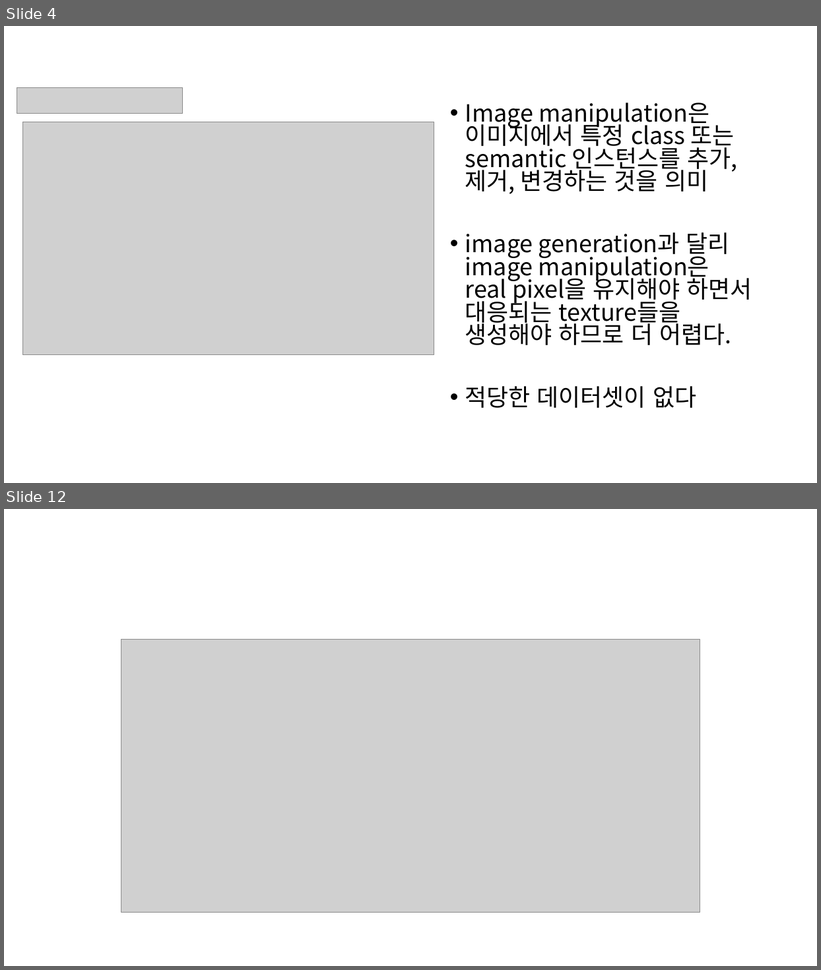
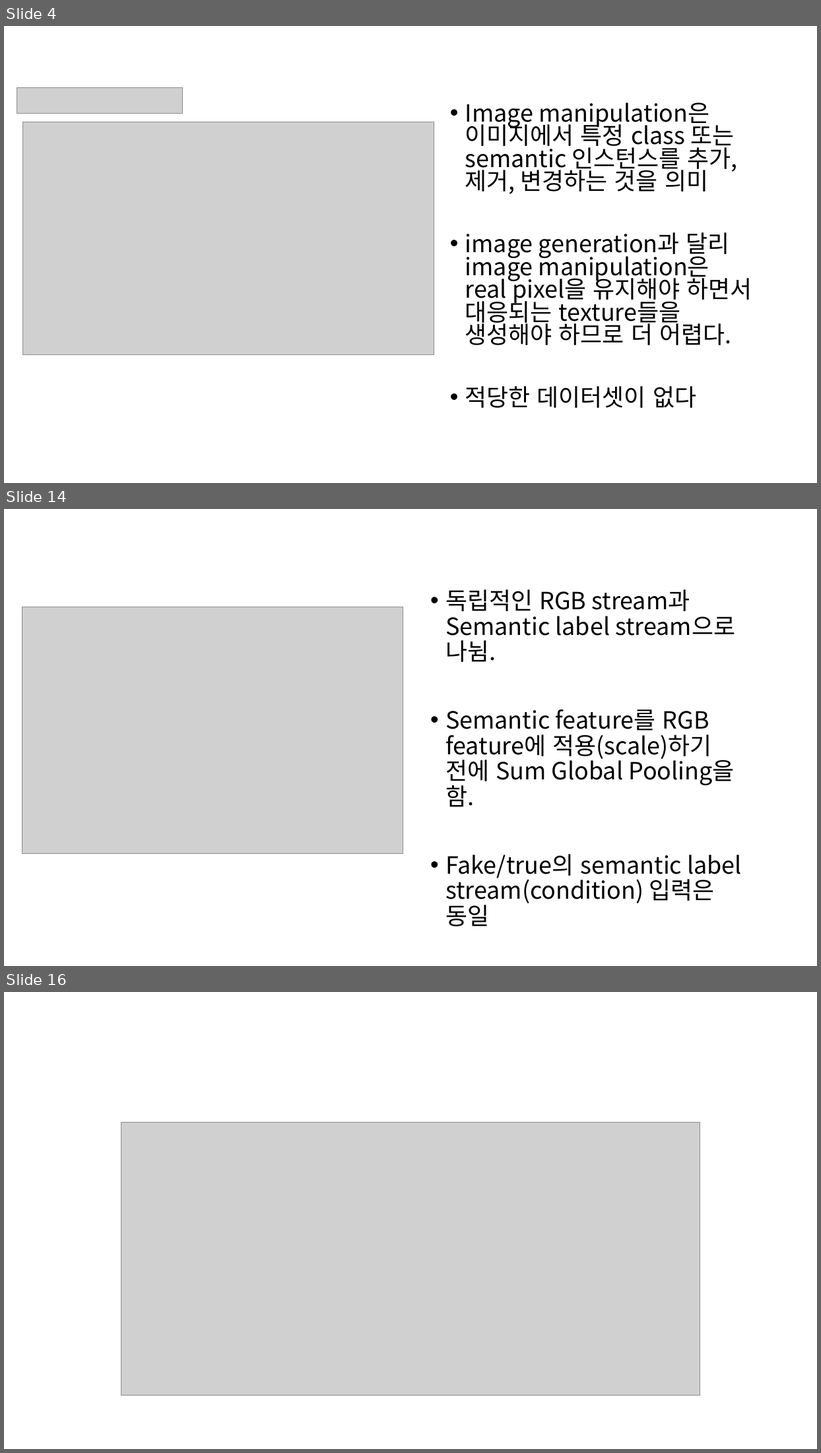
Before and after one commit to bbangsik13/paper-review, a slide deck: GAN/SESAME.pptx. Shown one above the other, each under a label of ours: slides 4 and 12 before the commit, slides 4, 14 and 16 after it; the slides between them are not shown. The pictures are 821x970 and 821x1453 pixels, drawn with LibreOffice and Linux fonts; fonts in the diff are those of the drawing; grey boxes stand for pictures. Boxes give left, top, right and bottom in pixels: in the first picture for what was removed or moved away, otherwise in the second. Text is boxed around its words. In the diff, an @@ line names an element or a change of style, - is before the commit and + after.

```diff
--- a/GAN/SESAME.pptx
+++ b/GAN/SESAME.pptx
@@ slide 14 added at [4, 509, 817, 966], background #FFFFFF @@
@@ picture added at [22, 607, 403, 854] @@
@@ text added at [446, 590, 742, 927], 28 pt, text #000000 @@
+• 독립적인 RGB stream과 Semantic label stream으로 나뉨.
+• Semantic feature를 RGB feature에 적용(scale)하기 전에 Sum Global Pooling을 함.
+• Fake/true의 semantic label stream(condition) 입력은 동일
@@ what was slide 12 is now slide 16 @@
```
Also in this commit, not shown: 7 slides changed, 4 other slides added, 1 slide removed.
